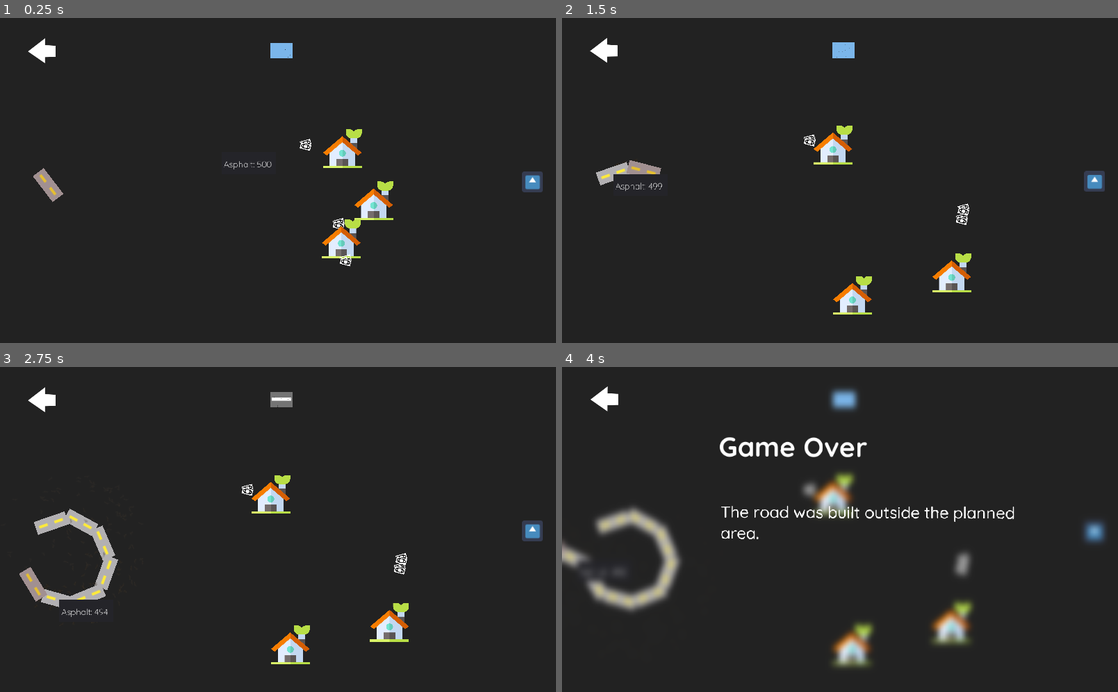
Above: before the commit, frames 1-4 (two rows, left to right).
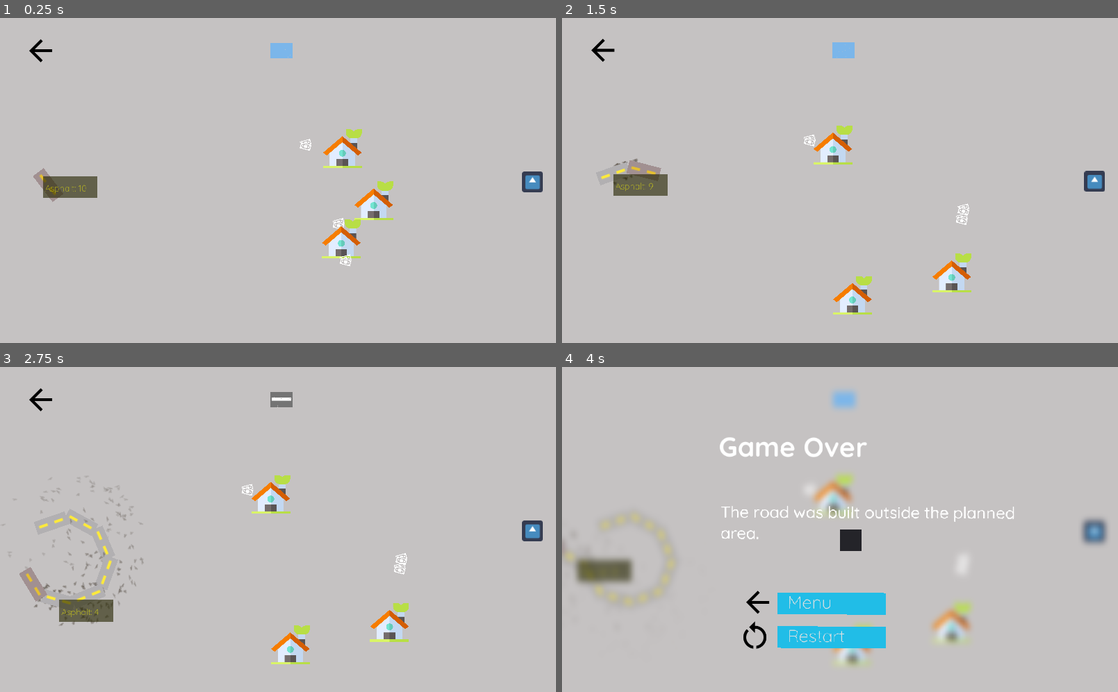
Above: after the commit, the same moments.

Repository: dfxe/godot-games
Game: Godot game, scene res://main_sceno.tscn
The game is run twice, just before and just after one commit, with the same random seed, the same clock (stepped at 60 frames per second) and the same inputs. The engine's default icon, where the game draws it, is replaced by a stand-in: a white triangle on a blue panel in a dark square.
Inputs (mouse positions are in pixels of both pictures, inside the frame that each line leads up to; where the layout moved, square brackets give the same spot in the first picture):
- Up to frame 1 (0.25 s): no input
- Up to frame 2 (1.5 s): click (600, 50) [606, 50] at 0.5 s; tap Space (ui_select) at 1.35 s
- Up to frame 3 (2.75 s): tap Space (ui_select) at 1.52, 1.82, 2.1, 2.27, 2.57 s
- Up to frame 4 (4 s): tap Space (ui_select) at 2.85, 3.6, 3.77 s

The runs differ from the first frame. In frame 1, 98% of the frame differs, in the area x 0-100%, y 0-100%; in frame 2, 98%; in frame 3, 96%; in frame 4, 97%.

Commit message:
Add: Game over screen features

Diff:
--- a/road_builder/main_sceno.tscn
+++ b/road_builder/main_sceno.tscn
@@ -1,9 +1,9 @@
-[gd_scene load_steps=18 format=2]
+[gd_scene load_steps=21 format=2]
 
 [ext_resource path="res://Players_02.tscn" type="PackedScene" id=1]
 [ext_resource path="res://images/pixil-frame-0.png" type="Texture" id=2]
 [ext_resource path="res://icon.png" type="Texture" id=3]
-[ext_resource path="res://images/UI_Icon_ArrowLeft.png" type="Texture" id=4]
+[ext_resource path="res://images/twotone_restart_alt_black_48dp.png" type="Texture" id=4]
 [ext_resource path="res://shaders/blur.shader" type="Shader" id=5]
 [ext_resource path="res://scripts/screen_shake.gd" type="Script" id=6]
 [ext_resource path="res://images/pixil-frame-0 (1).png" type="Texture" id=7]
@@ -12,6 +12,8 @@
 [ext_resource path="res://scripts/game_manager.gd" type="Script" id=10]
 [ext_resource path="res://fonts/Quicksand/static/Quicksand-Bold.ttf" type="DynamicFontData" id=11]
 [ext_resource path="res://fonts/Quicksand/static/Quicksand-Medium.ttf" type="DynamicFontData" id=12]
+[ext_resource path="res://fonts/Quicksand/Quicksand-VariableFont_wght.ttf" type="DynamicFontData" id=13]
+[ext_resource path="res://images/twotone_arrow_back_black_48dp.png" type="Texture" id=15]
 
 [sub_resource type="Theme" id=1]
 
@@ -32,6 +34,10 @@
 [sub_resource type="DynamicFont" id=5]
 size = 30
 font_data = ExtResource( 12 )
+
+[sub_resource type="DynamicFont" id=6]
+size = 32
+font_data = ExtResource( 13 )
 
 [node name="GameManager" type="Node2D"]
 script = ExtResource( 10 )
@@ -112,6 +118,7 @@
 }
 
 [node name="GameTextPanel" type="Panel" parent="Panel"]
+modulate = Color( 1, 0.984314, 0, 0.619608 )
 margin_left = -103.593
 margin_top = -52.3594
 margin_right = -3.59283
@@ -158,19 +165,24 @@
 }
 
 [node name="BackToMenuBtn" type="Button" parent="Panel"]
-margin_left = -470.095
+margin_left = -472.34
 margin_top = -272.63
-margin_right = -330.095
+margin_right = -332.34
 margin_bottom = -138.63
 rect_scale = Vector2( 0.5, 0.5 )
-icon = ExtResource( 4 )
+icon = ExtResource( 15 )
 flat = true
-__meta__ = {
-"_edit_use_anchors_": false
-}
-
-[node name="GameOverText" type="RichTextLabel" parent="Panel"]
+expand_icon = true
+__meta__ = {
+"_edit_use_anchors_": false
+}
+
+[node name="GameOverPanel" type="Panel" parent="Panel"]
 visible = false
+margin_right = 40.0
+margin_bottom = 40.0
+
+[node name="GameOverText" type="RichTextLabel" parent="Panel/GameOverPanel"]
 margin_left = -224.267
 margin_top = -183.714
 margin_right = 175.733
@@ -186,8 +198,7 @@
 "_edit_use_anchors_": false
 }
 
-[node name="GameOverReason" type="RichTextLabel" parent="Panel"]
-visible = false
+[node name="GameOverReason" type="RichTextLabel" parent="Panel/GameOverPanel"]
 margin_left = -219.777
 margin_top = -51.2639
 margin_right = 380.223
@@ -202,6 +213,82 @@
 "_edit_use_anchors_": false
 }
 
+[node name="ColorRect" type="ColorRect" parent="Panel/GameOverPanel"]
+margin_left = -115.033
+margin_top = 117.0
+margin_right = 84.9661
+margin_bottom = 157.0
+rect_pivot_offset = Vector2( -1334.57, -269.957 )
+color = Color( 0.133333, 0.745098, 0.909804, 1 )
+__meta__ = {
+"_edit_use_anchors_": false
+}
+
+[node name="EndBackToMenu" type="Button" parent="Panel/GameOverPanel/ColorRect"]
+margin_left = 12.5992
+margin_top = -6.29959
+margin_right = 105.599
+margin_bottom = 39.7004
+custom_fonts/font = SubResource( 6 )
+toggle_mode = true
+text = "Menu"
+flat = true
+expand_icon = true
+__meta__ = {
+"_edit_use_anchors_": false
+}
+
+[node name="TextureRect" type="TextureRect" parent="Panel/GameOverPanel/ColorRect"]
+modulate = Color( 1, 1, 0.501961, 1 )
+margin_left = -67.9094
+margin_top = -13.9444
+margin_right = 60.0906
+margin_bottom = 114.055
+rect_scale = Vector2( 0.5, 0.49911 )
+texture = ExtResource( 15 )
+expand = true
+__meta__ = {
+"_edit_use_anchors_": false
+}
+
+[node name="ColorRect2" type="ColorRect" parent="Panel/GameOverPanel"]
+margin_left = -115.034
+margin_top = 179.363
+margin_right = 84.966
+margin_bottom = 219.363
+rect_pivot_offset = Vector2( -1334.57, -269.957 )
+color = Color( 0.133333, 0.745098, 0.909804, 1 )
+__meta__ = {
+"_edit_use_anchors_": false
+}
+
+[node name="EndBackToMenu" type="Button" parent="Panel/GameOverPanel/ColorRect2"]
+margin_left = 12.5992
+margin_top = -6.29959
+margin_right = 105.599
+margin_bottom = 39.7004
+custom_fonts/font = SubResource( 6 )
+toggle_mode = true
+text = "Restart"
+flat = true
+expand_icon = true
+__meta__ = {
+"_edit_use_anchors_": false
+}
+
+[node name="TextureRect" type="TextureRect" parent="Panel/GameOverPanel/ColorRect2"]
+modulate = Color( 1, 1, 0.501961, 1 )
+margin_left = -73.2547
+margin_top = -13.9444
+margin_right = 54.7453
+margin_bottom = 114.055
+rect_scale = Vector2( 0.5, 0.49911 )
+texture = ExtResource( 4 )
+expand = true
+__meta__ = {
+"_edit_use_anchors_": false
+}
+
 [node name="AudioStreamPlayer2D" type="AudioStreamPlayer2D" parent="."]
 position = Vector2( -8.91779, -2.54794 )
 volume_db = -0.01
--- a/road_builder/project.godot
+++ b/road_builder/project.godot
@@ -31,7 +31,7 @@
 
 vram_compression/import_etc=true
 vram_compression/import_etc2=false
-environment/default_clear_color=Color( 0.137255, 0.137255, 0.137255, 1 )
+environment/default_clear_color=Color( 0.776471, 0.764706, 0.764706, 1 )
 quality/filters/msaa=1
 environment/default_environment="res://default_env.tres"
 quality/dynamic_fonts/use_oversampling=false
--- a/road_builder/scripts/game_manager.gd
+++ b/road_builder/scripts/game_manager.gd
@@ -1,7 +1,7 @@
 extends Node
 
 #onready var mainPlayerNode = get_node("PlayerObj/PlayerKB2D").canPlant
-var asphalt_left = 50
+var asphalt_left = 10
 var asphalt_message = "Asphalt: "
 var canPlant = true
 var score = 0
@@ -64,11 +64,13 @@
 func start_level_timer():
 	var main_timer = find_node("LevelTimer")
 
+
 # Called when the node enters the scene tree for the first time.
 func start():
-	asphalt_left = 500
+	asphalt_left = 10
 	score = 0
 	game_text.text = asphalt_message+str(asphalt_left)
+	game_text_panel.rect_position = $PlayerRoad.get_global_position()
 	generate_target_points(4)
 	start_level_timer()
 
@@ -88,10 +90,10 @@
 	main_camera.start_rotate()
 
 	find_node("GameOverBlur").visible=true
+	find_node("GameOverReason").text = message
+	find_node("GameOverPanel").visible=true
+	find_node("BackToMenuBtn").visible=false
 
-	find_node("GameOverReason").text = message
-	find_node("GameOverReason").visible=true
-	find_node("GameOverText").visible=true
 
 	print("GAME OVER")
 
--- a/road_builder/scripts/main_player.gd
+++ b/road_builder/scripts/main_player.gd
@@ -30,6 +30,17 @@
 
 	return (next.get_global_position())
 
+func has_budget()->bool:
+	var has_budget = game_manager_node.has_sufficient_budget(game_manager_node.cost_to_plant)
+	if not has_budget:
+		game_manager_node.game_over("Cost overrun!")
+	return has_budget
+
+func in_boundary()->bool:
+	var in_boundary = check_spawn_boundary(get_last_child_pos())
+	if not in_boundary:
+		game_manager_node.game_over("The road was built outside the planned area.")
+	return in_boundary
 
 func get_input():
 
@@ -37,7 +48,7 @@
 		if is_planted == false:
 			is_planted=true
 
-			if game_manager_node.has_sufficient_budget(game_manager_node.cost_to_plant) and check_spawn_boundary(get_last_child_pos()):
+			if has_budget() and in_boundary():
 				game_manager_node.update_budget(-game_manager_node.cost_to_plant)
 				var nextBrickName = "res://Players_02.tscn"
 
@@ -53,9 +64,7 @@
 				add_child(player)
 
 				fx_placed.get_child(0).emitting = true
-				#TODO UI follows main road and
-				#TODO when outside the viewport, destroy
-				#Fix: get_global_position()
+
 				var last = get_last_child_pos()
 				game_manager_node.game_text_panel.rect_position = last
 				player.position = Vector2($Sprite3.position.x+20,$Sprite3.position.y) #Vector2(get_child(2).position.x+50, get_child(2).position.y)
@@ -63,8 +72,7 @@
 
 				$Sprite_nc.modulate = Color(1,1,1,1)
 				self.set_process_input(false)
-			else:
-				game_manager_node.game_over("The road was built outside the planned area.")
+
 
 var rotation_backward = false
 func rotation_control(delta):
Not shown, added: road_builder/images/round_arrow_back_black_24dp.png.import
Binary file added: road_builder/images/twotone_arrow_back_black_48dp.png
Not shown, added: road_builder/images/twotone_arrow_back_black_48dp.png.import
Binary file added: road_builder/images/twotone_restart_alt_black_48dp.png
Not shown, added: road_builder/images/twotone_restart_alt_black_48dp.png.import
